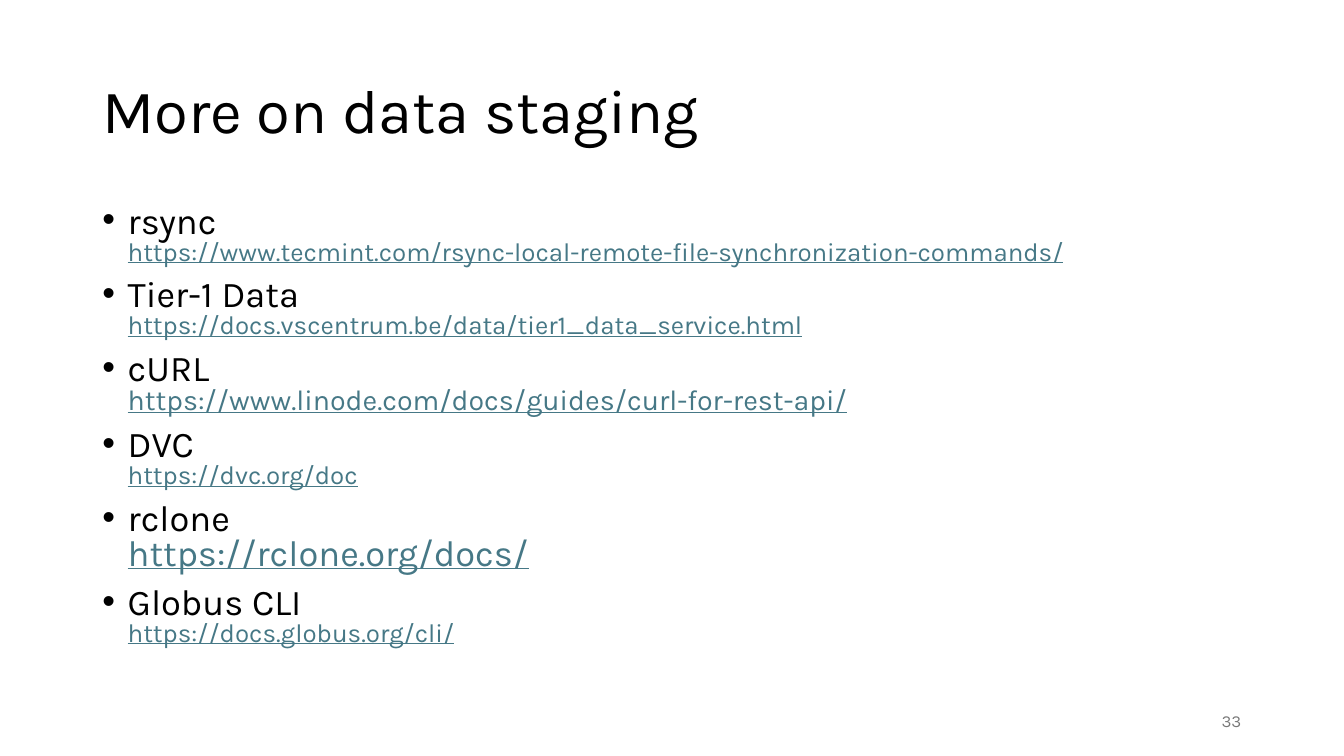
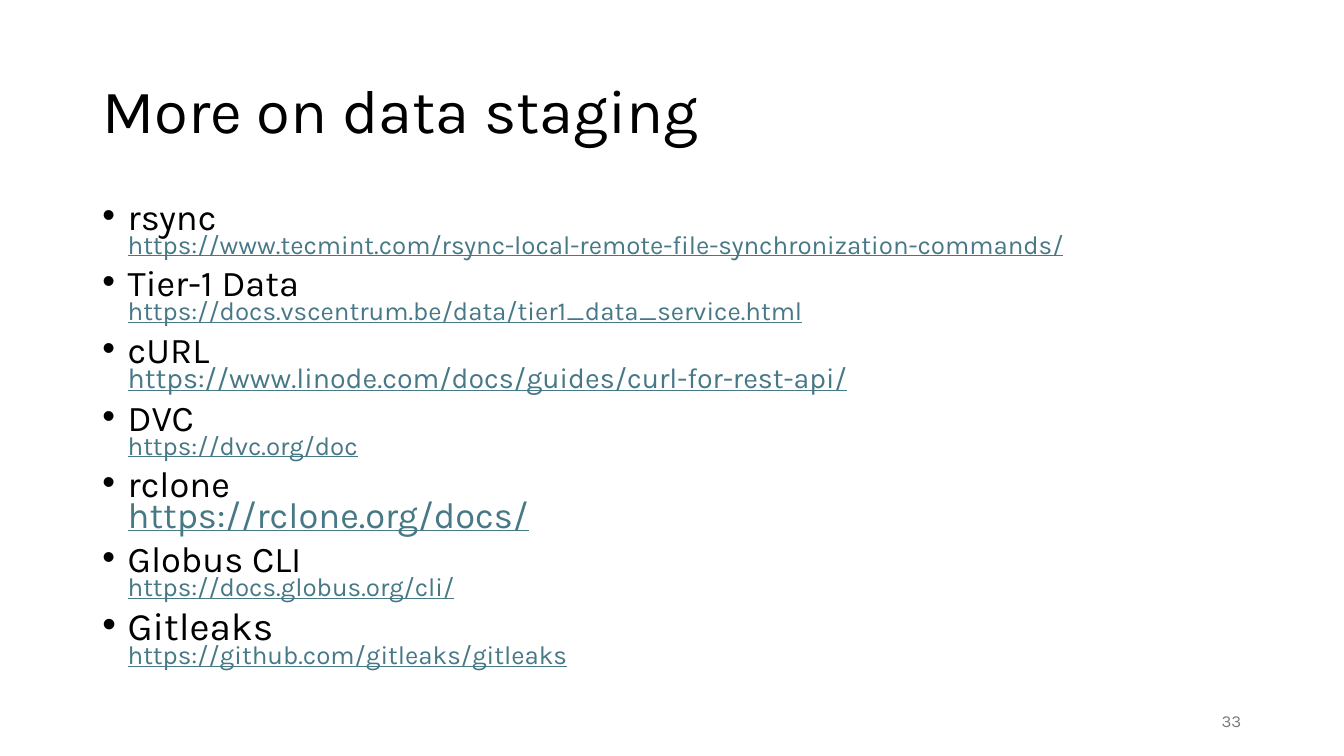
Before and after one commit to gjbex/Workflows-for-HPC, a slide deck: slide 33 of workflow_for_HPC.pptx. Drawn at 1344x756 pixels with LibreOffice and Linux fonts; fonts in the diff are those of the drawing. Boxes give left, top, right and bottom in pixels: in the first picture for what was removed or moved away, otherwise in the second. Text is boxed around its words. In the diff, an @@ line names an element or a change of style, - is before the commit and + after.

```diff
--- a/workflow_for_HPC.pptx
+++ b/workflow_for_HPC.pptx
@@ text at <box>128,212,1064,603</box>: line spacing 0.8 to 0.7 @@
@@ text at <box>128,613,567,671</box>: paragraph added @@
+• Gitleaks
+  https://github.com/gitleaks/gitleaks
```
Also in this commit, not shown: 7 other slides changed.
